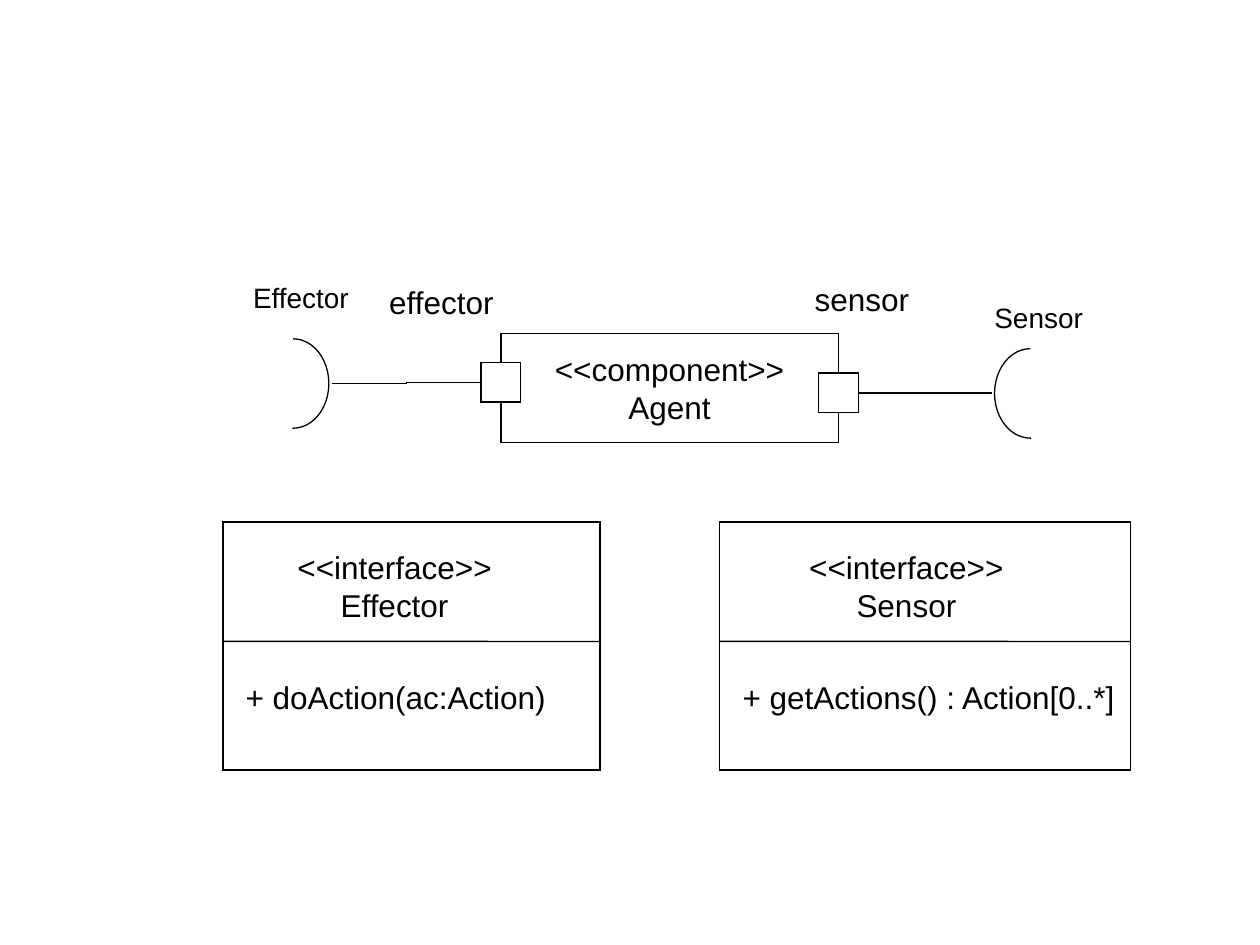
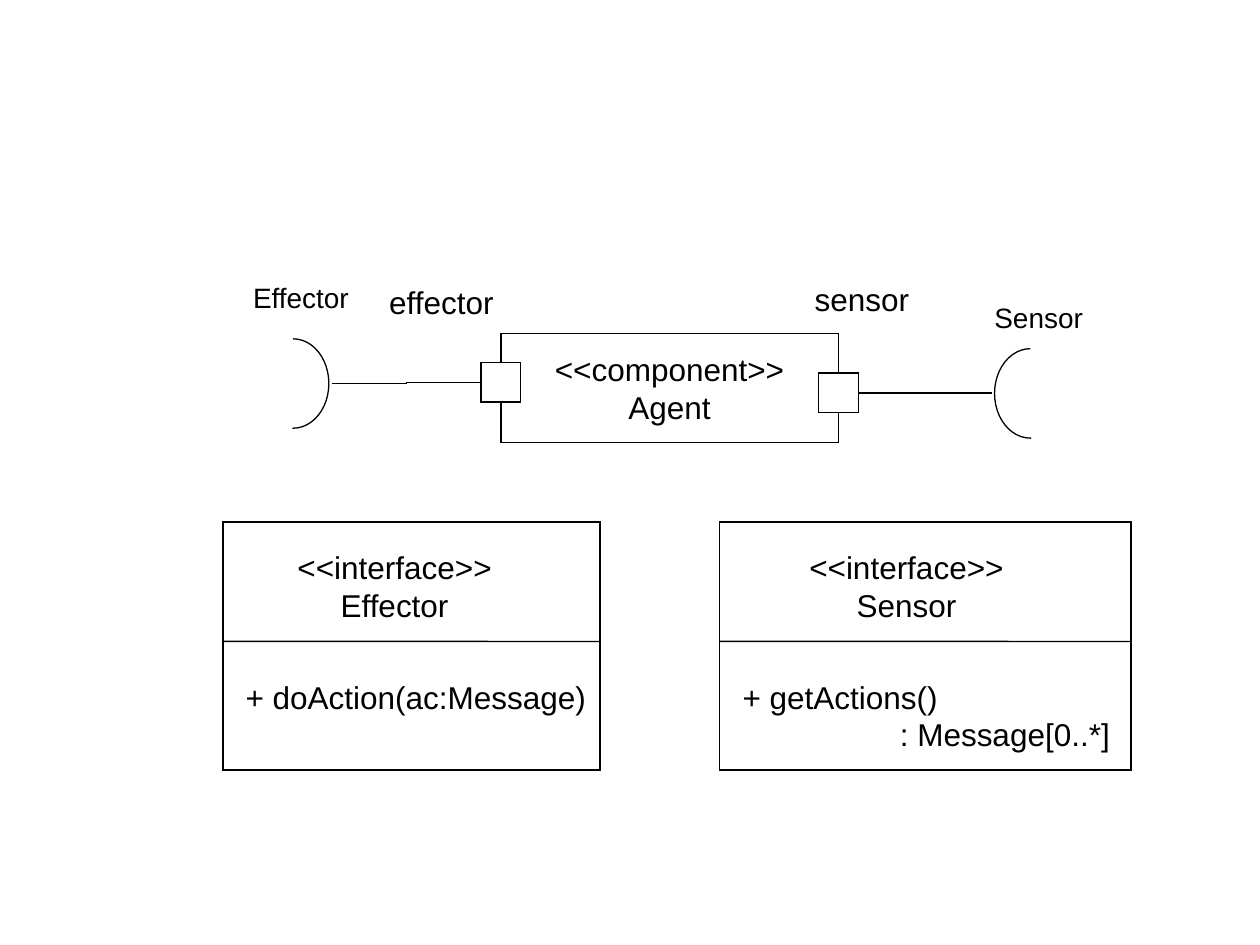
Before and after one commit to krishprince/rollerslam, a slide deck: slide 7 of docs/UML.ppt (slide 3 before the commit). Drawn at 1260x945 pixels with LibreOffice and Linux fonts; fonts in the diff are those of the drawing. Boxes give left, top, right and bottom in pixels: in the first picture for what was removed or moved away, otherwise in the second. Text is boxed around its words. In the diff, an @@ line names an element or a change of style, - is before the commit and + after.

```diff
--- a/docs/UML.ppt
+++ b/docs/UML.ppt
@@ text at [273,686,586,715]: text changed @@
-+ doAction(ac:Action)
++ doAction(ac:Message)
@@ text at [770,686,1109,752]: text changed @@
-+ getActions() : Action[0..*]
++ getActions()
+: Message[0..*]
```
Also in this commit, not shown: 3 other slides changed, 8 slides added, 1 slide removed.
